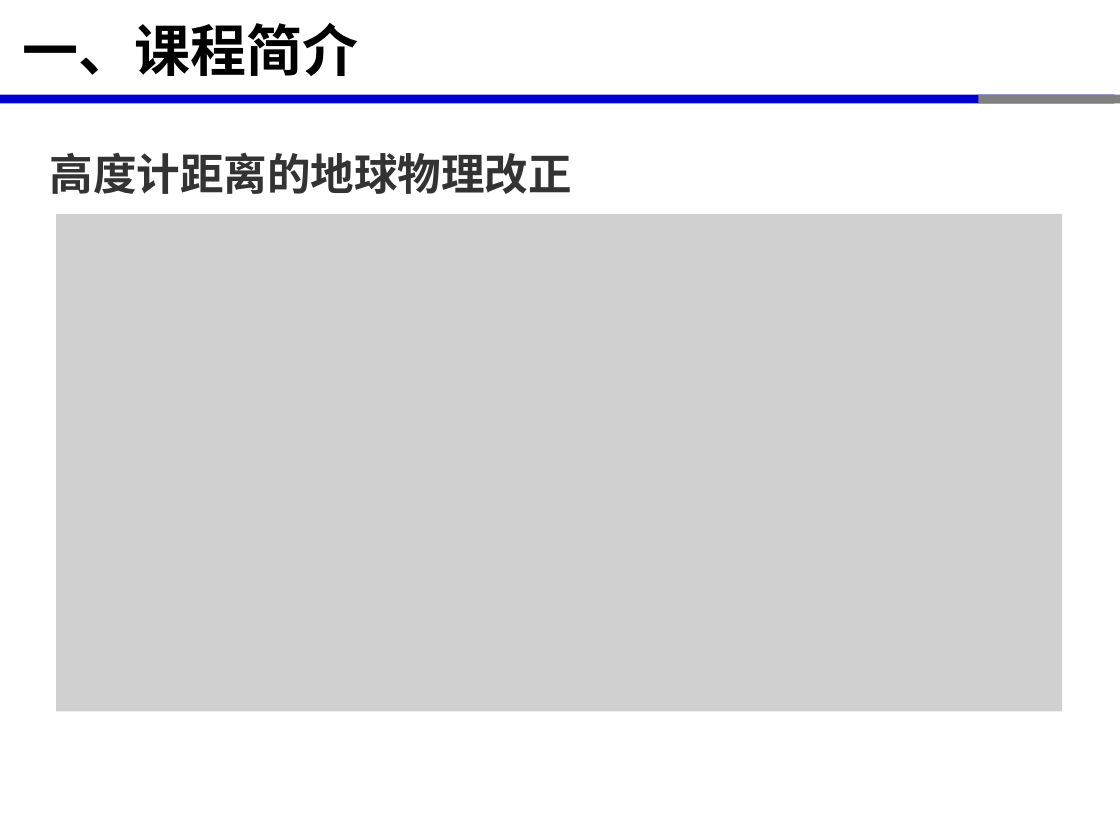
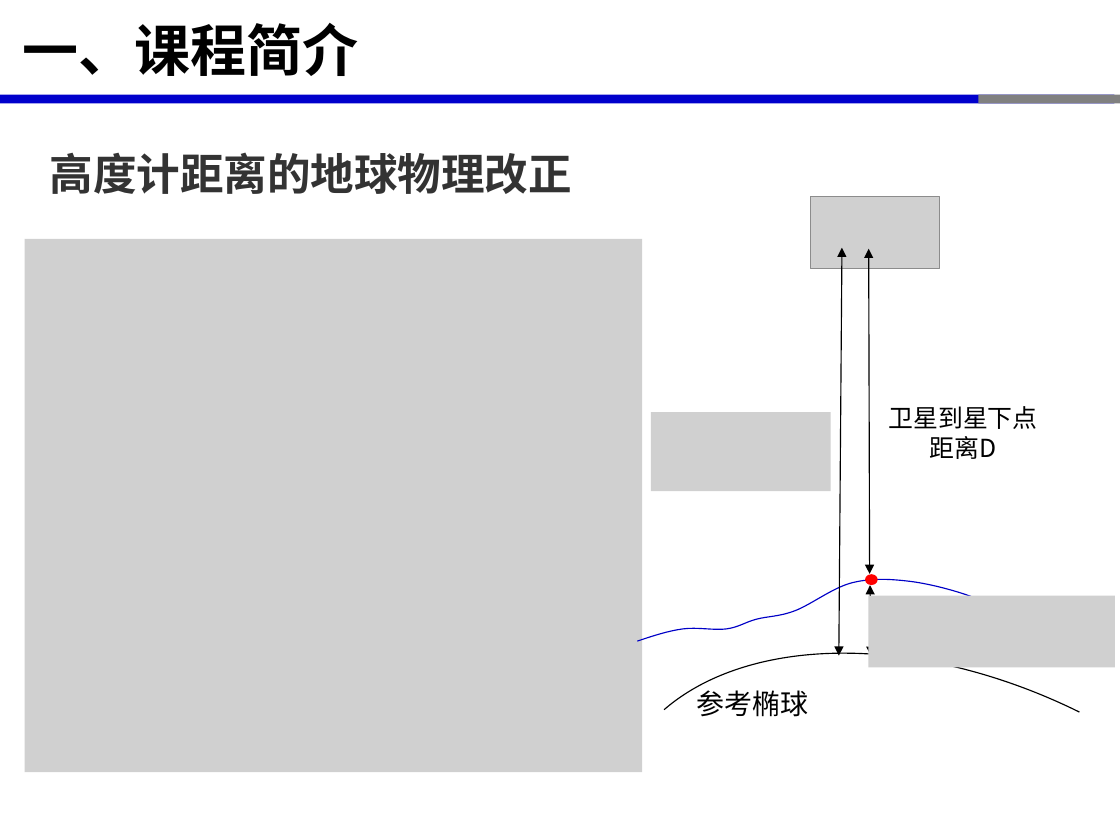
Before and after one commit to xinluo2018/satellite-altimetry-course, a slide deck: slide 2 of 第3章-星载雷达测高应用-12学时/第2节-星载雷达测高数据处理-4学时.pptx. Drawn at 1120x840 pixels with LibreOffice and Linux fonts; fonts in the diff are those of the drawing; grey boxes stand for pictures. Boxes give left, top, right and bottom in pixels: in the first picture for what was removed or moved away, otherwise in the second. Text is boxed around its words. In the diff, an @@ line names an element or a change of style, - is before the commit and + after.

```diff
--- a/第3章-星载雷达测高应用-12学时/第2节-星载雷达测高数据处理-4学时.pptx
+++ b/第3章-星载雷达测高应用-12学时/第2节-星载雷达测高数据处理-4学时.pptx
@@ picture: place and size @@
-picture at box(56, 214, 1062, 711)
+picture at box(25, 239, 642, 772)
@@ group added at box(515, 196, 1120, 840): 3 pictures, 3 double arrows, 2 texts, 1 arc (boxed as its full ellipse), 1 freeform shape, 1 ellipse @@
+卫星到星下点距离D
+参考椭球
```
Also in this commit, not shown: 2 other slides changed, 7 other files.
